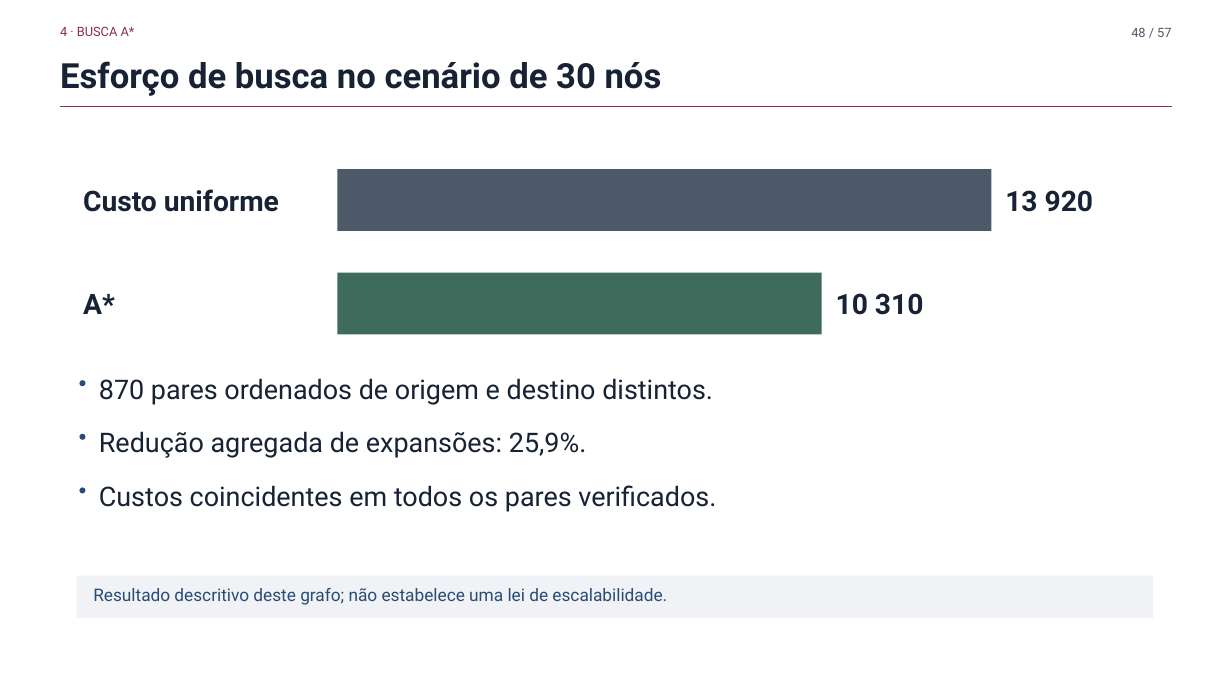
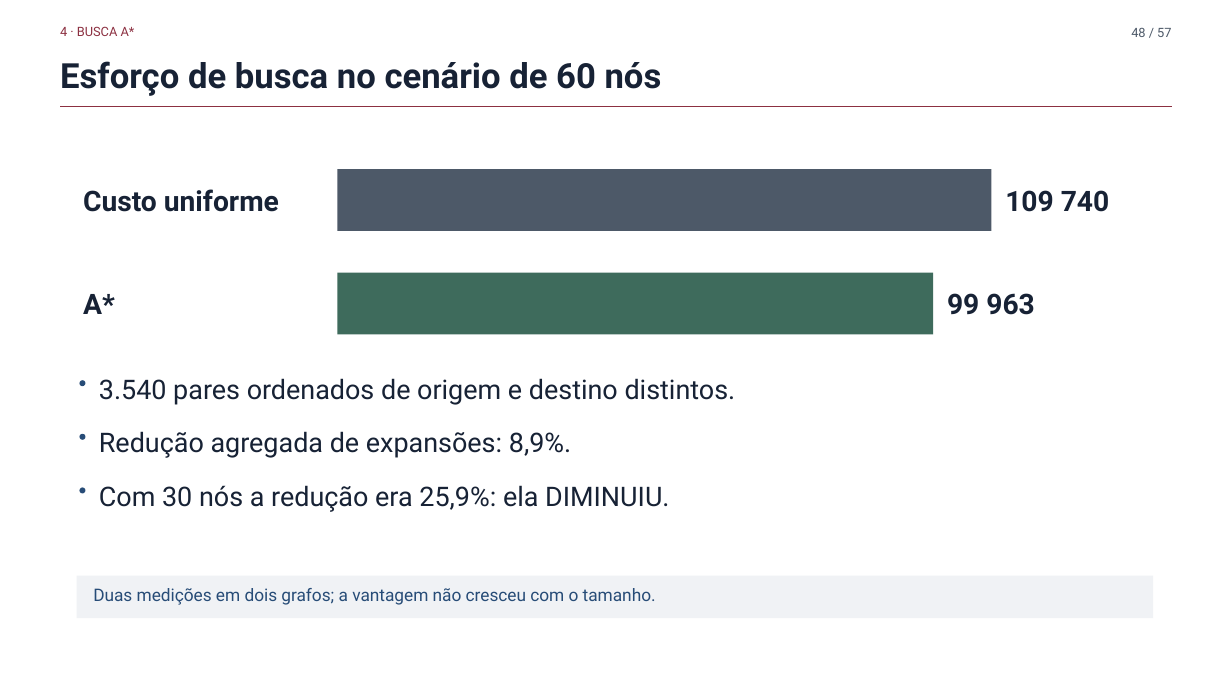
Before and after one commit to fsd-dantas/ai4systems, a slide deck: slide 48 of docs/presentation/mini-systems-presentation.pptx. Drawn at 1232x693 pixels with LibreOffice and Linux fonts; fonts in the diff are those of the drawing; background and template pictures are left out. Boxes give left, top, right and bottom in pixels: in the first picture for what was removed or moved away, otherwise in the second. Text is boxed around its words. In the diff, an @@ line names an element or a change of style, - is before the commit and + after.

Commit message:
Migrate the presentation onto the 60-node dual-homed scenario
The deck still spoke about LTE_ENB, LTE_CORE, AP_B, RM_A5 and SAF_A1 --
identifiers the new scenario does not contain. Eight slides and the
demonstration harness move together, because the deck quotes the
harness output and the build verifies the two agree.

The routing example gains its point back. NOC to ER_03 is now a pair
where breadth-first finds the fewest hops, four, and pays 453.51 ms,
while A* takes five hops for 360.35 ms. The reason is physical rather
than numerical: the short route drops onto the slow 900 MHz mesh and
the long one stays on private LTE.

The perturbation slide is no longer a link removal but a medium
failure. Disabling the fibre to eNB_A takes the whole pLTE path away
from the core, and the site fails over to the 900 MHz mesh at a higher
cost. That is what dual homing buys, and the price is visible.

The aggregate result reverses, and the slide now says so. At 30 nodes
A* expanded 25.9% fewer nodes than uniform cost; at 60 nodes it expands
8.9% fewer. The advantage did not grow with the graph, it shrank,
because two near-parallel access networks make straight-line distance a
weak predictor of cost when the media differ in speed. Reporting only
the first figure would have invited exactly the wrong conclusion.

presentation_demo.py moves with it and asserts every quoted number, its
Floyd-Warshall oracle honours the stub rule, and the recorded evidence
file is regenerated from the run.

```diff
--- a/docs/presentation/mini-systems-presentation.pptx
+++ b/docs/presentation/mini-systems-presentation.pptx
@@ text at (60, 61, 662, 96): text changed @@
-Esforço de busca no cenário de 30 nós
+Esforço de busca no cenário de 60 nós
@@ text at (1005, 190, 1109, 212): text changed @@
-13 920
+109 740
@@ rectangle: place and size @@
-rectangle at (337, 273, 822, 335)
+rectangle at (337, 273, 933, 335)
@@ text at (947, 293, 1034, 315): text changed @@
-10 310
+99 963
@@ text at (99, 378, 736, 405): text changed @@
-870 pares ordenados de origem e destino distintos.
+3.540 pares ordenados de origem e destino distintos.
@@ text at (99, 431, 571, 458): text changed @@
-Redução agregada de expansões: 25,9%.
+Redução agregada de expansões: 8,9%.
@@ text at (99, 485, 669, 512): text changed @@
-Custos coincidentes em todos os pares verificados.
+Com 30 nós a redução era 25,9%: ela DIMINUIU.
@@ text at (93, 588, 656, 605): text changed @@
-Resultado descritivo deste grafo; não estabelece uma lei de escalabilidade.
+Duas medições em dois grafos; a vantagem não cresceu com o tamanho.
```
Also in this commit, not shown: 6 other slides changed, 8 other files.
